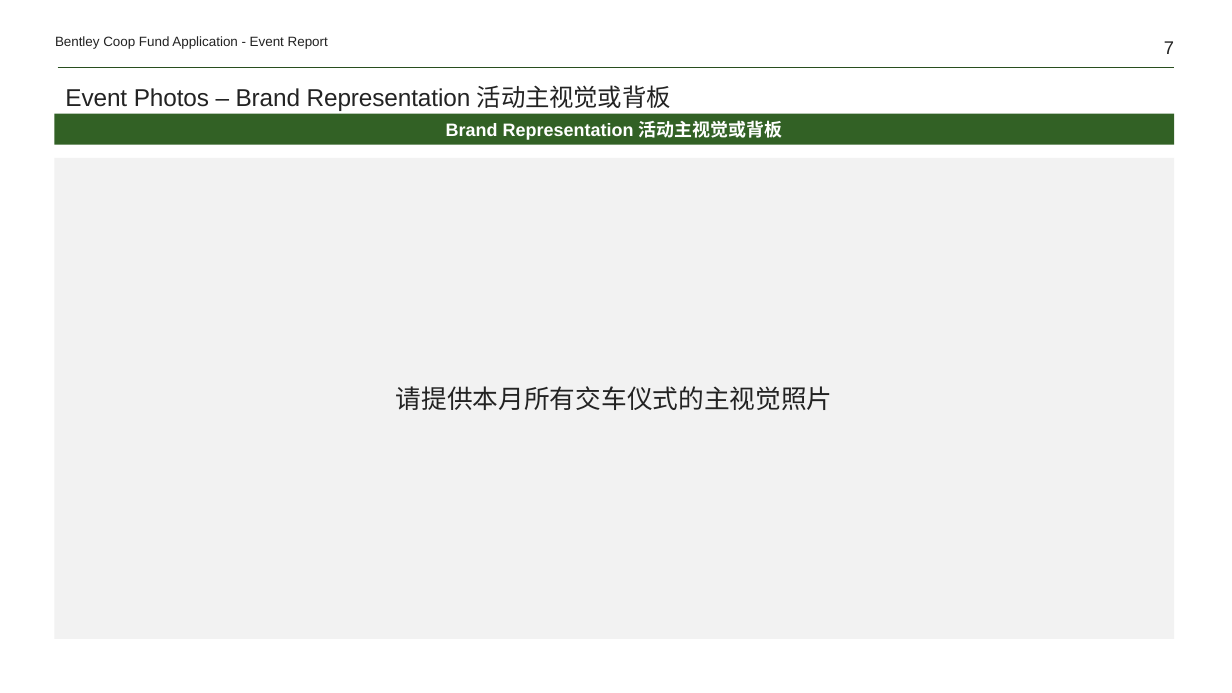
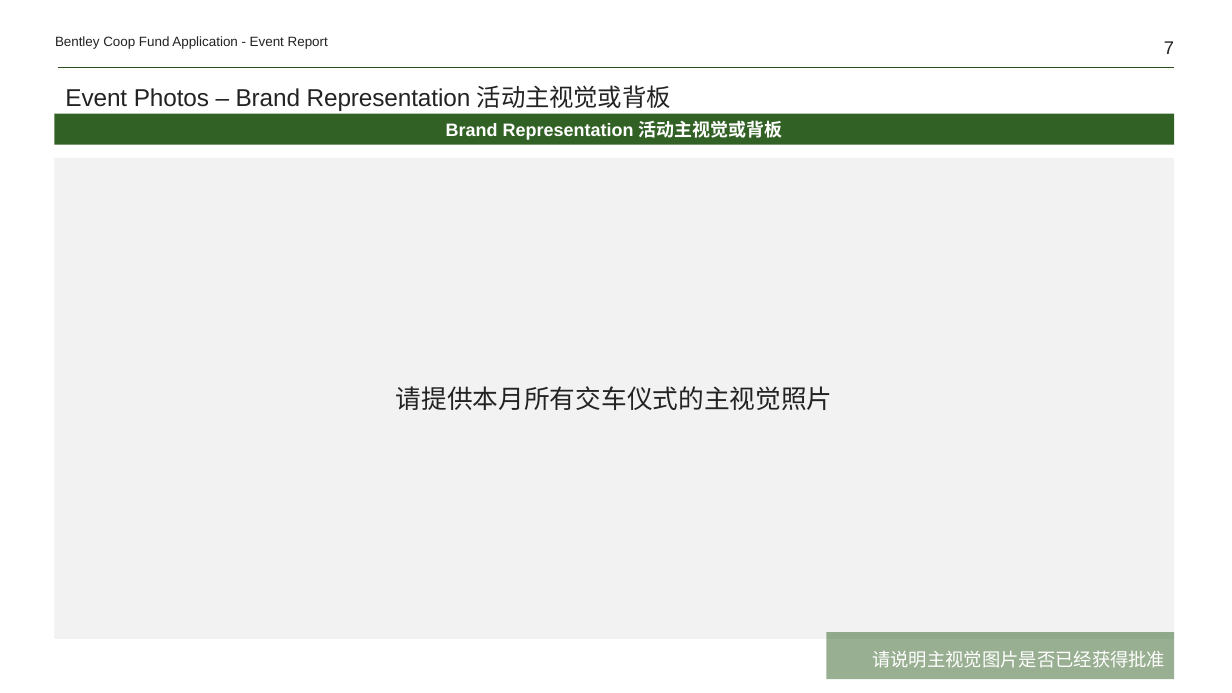
Before and after one commit to Yrtech-Tony/com.yrtech.Bentley.API.Upgrade, a slide deck: slide 7 of com.yrtech.bentleyAPI/com.yrtech.InventoryAPI/template/ReportHandOver.pptx. Drawn at 1232x693 pixels with LibreOffice and Linux fonts; fonts in the diff are those of the drawing. Boxes give left, top, right and bottom in pixels: in the first picture for what was removed or moved away, otherwise in the second. Text is boxed around its words. In the diff, an @@ line names an element or a change of style, - is before the commit and + after.

```diff
--- a/com.yrtech.bentleyAPI/com.yrtech.InventoryAPI/template/ReportHandOver.pptx
+++ b/com.yrtech.bentleyAPI/com.yrtech.InventoryAPI/template/ReportHandOver.pptx
@@ rectangle added at bbox=[826, 632, 1175, 679], fill #326125 at 50% opacity, 14.2 pt, text #FFFFFF @@
+请说明主视觉图片是否已经获得批准
```
Also in this commit, not shown: 6 other files.
